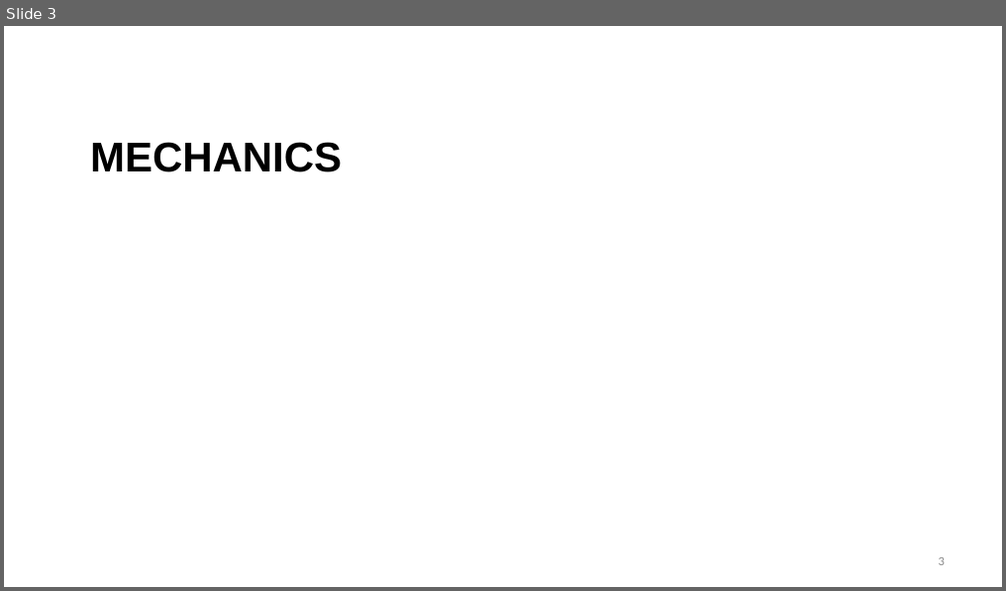
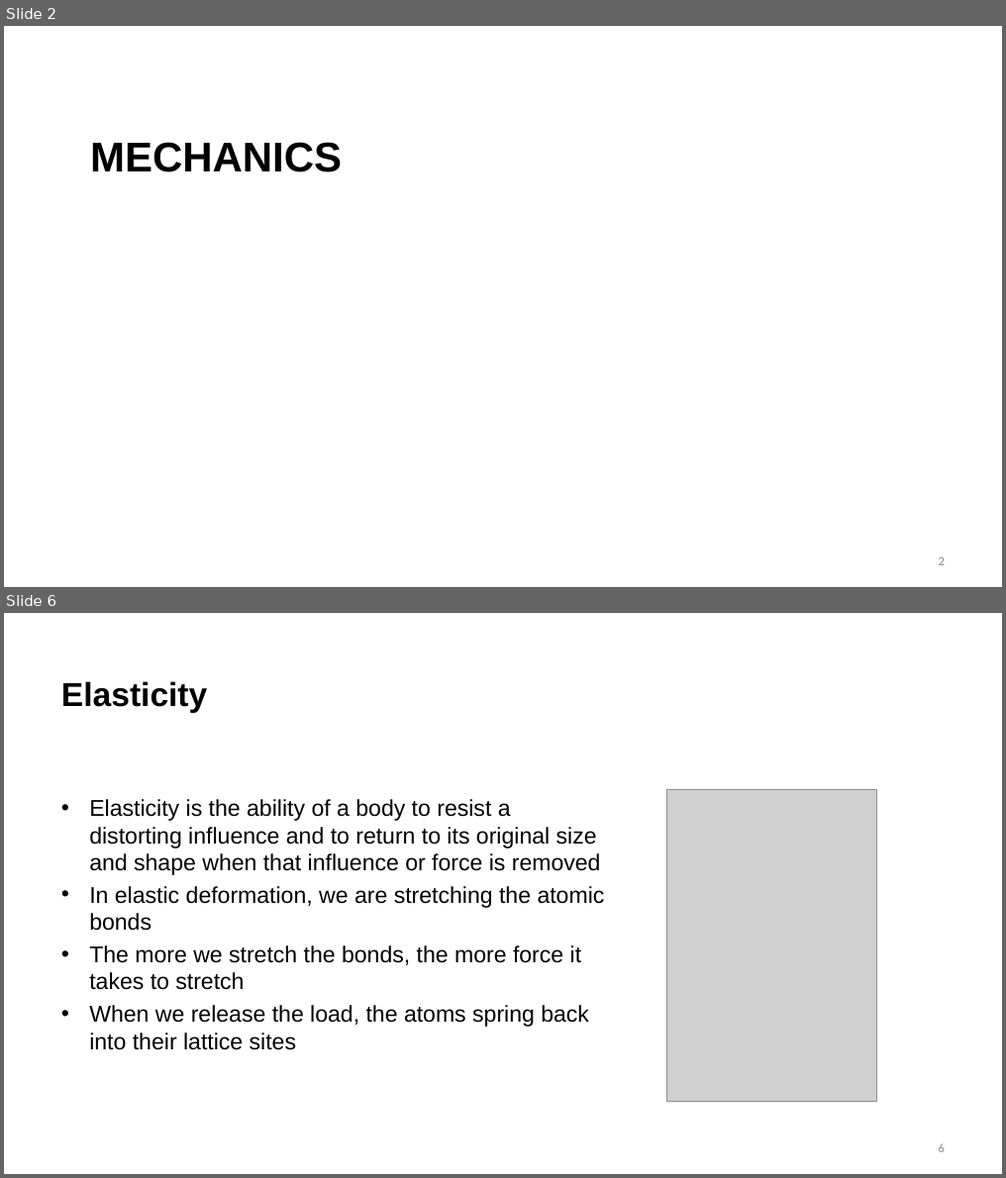
Before and after one commit to benbeeler/TEACHING, a slide deck: Nuclear_Fuel_Performance/NE533_Spring2026/Module2/Lec6_mechanics.pptx. Shown one above the other, each under a label of ours: slide 3 before the commit, slides 2 and 6 after it; the slides between them are not shown. The pictures are 1006x591 and 1006x1178 pixels, drawn with LibreOffice and Linux fonts; fonts in the diff are those of the drawing; grey boxes stand for pictures; background and template pictures are left out. Boxes give left, top, right and bottom in pixels: in the first picture for what was removed or moved away, otherwise in the second. Text is boxed around its words. In the diff, an @@ line names an element or a change of style, - is before the commit and + after.

```diff
--- a/Nuclear_Fuel_Performance/NE533_Spring2026/Module2/Lec6_mechanics.pptx
+++ b/Nuclear_Fuel_Performance/NE533_Spring2026/Module2/Lec6_mechanics.pptx
@@ slide 6 added at box(4, 613, 1002, 1174), background #FFFFFF @@
@@ title added at box(61, 681, 207, 713), 32 pt, text #000000, bold @@
+Elasticity
@@ picture added at box(667, 789, 877, 1102) @@
@@ text added at box(89, 799, 605, 1051), 22 pt, text #000000 @@
+• Elasticity is the ability of a body to resist a distorting influence and to return to its original size and shape when that influence or force is removed
+• In elastic deformation, we are stretching the atomic bonds
+• The more we stretch the bonds, the more force it takes to stretch
+• When we release the load, the atoms spring back into their lattice sites
@@ page number added at box(939, 1144, 944, 1153), 12 pt, text #8C8C8C @@
+6
@@ what was slide 3 is now slide 2 @@
```
Also in this commit, not shown: 1 slide changed, 7 other slides added, 38 slides removed, 42 other files.
